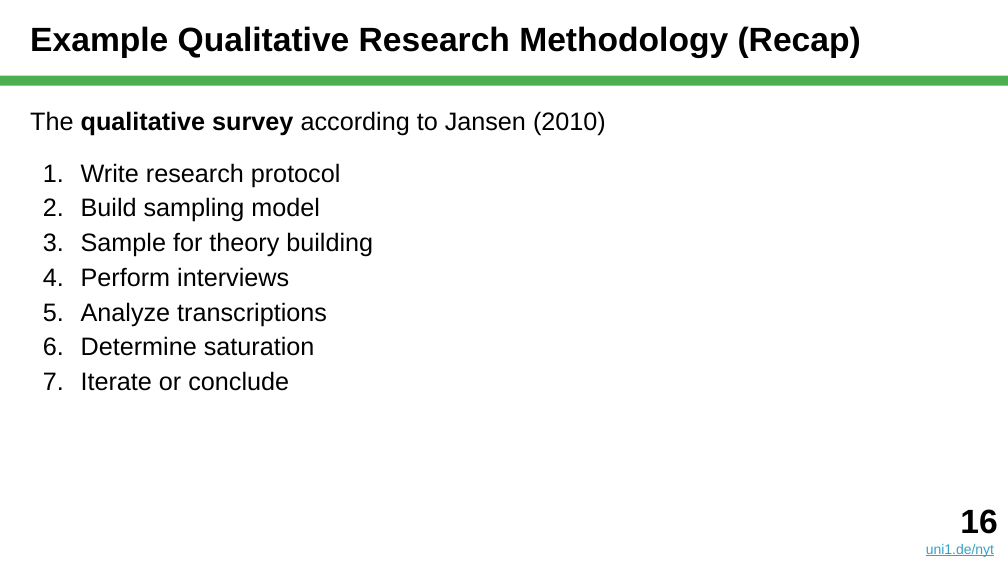
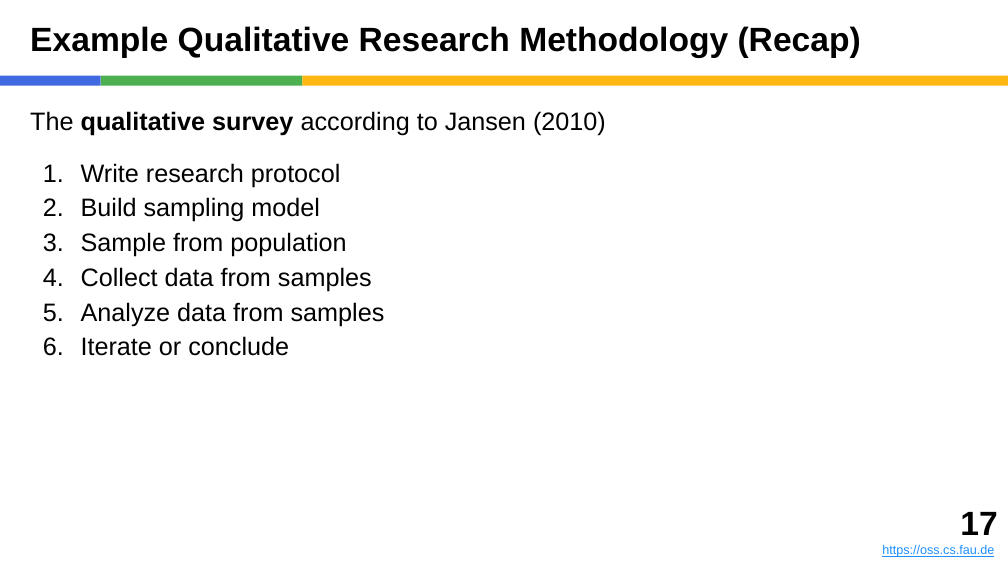
Before and after one commit to dirkriehle/nyt-course, a slide deck: slide 17 of Lecture slides/NYT C01 - Theory Building.pptx (slide 16 before the commit). Drawn at 1008x567 pixels with LibreOffice and Linux fonts; fonts in the diff are those of the drawing. Boxes give left, top, right and bottom in pixels: in the first picture for what was removed or moved away, otherwise in the second. Text is boxed around its words. In the diff, an @@ line names an element or a change of style, - is before the commit and + after.

Commit message:
Updates for C01 theory building

```diff
--- a/Lecture slides/NYT C01 - Theory Building.pptx
+++ b/Lecture slides/NYT C01 - Theory Building.pptx
@@ rectangle added at [0, 76, 101, 86], fill #4169E1 @@
@@ rectangle added at [101, 76, 302, 86], fill #4CAF50 @@
@@ rectangle: place and size @@
-rectangle at [0, 76, 1008, 86]
+rectangle at [302, 76, 1008, 86]
@@ rectangle at [302, 76, 1008, 86]: fill #4CAF50 to #FEB612 @@
@@ text at [81, 232, 385, 326]: text changed @@
-3. Sample for theory building
-4. Perform interviews
-5. Analyze transcriptions
-6. Determine saturation
+3. Sample from population
+4. Collect data from samples
+5. Analyze data from samples
@@ text removed at [926, 509, 997, 557] @@
-16
-uni1.de/nyt
@@ text added at [882, 512, 997, 557], 9 pt, text #1E90FF, underline @@
+17
+https://oss.cs.fau.de
```
Also in this commit, not shown: 41 other slides changed, 1 slide added, 1 slide removed, 3 other files.
